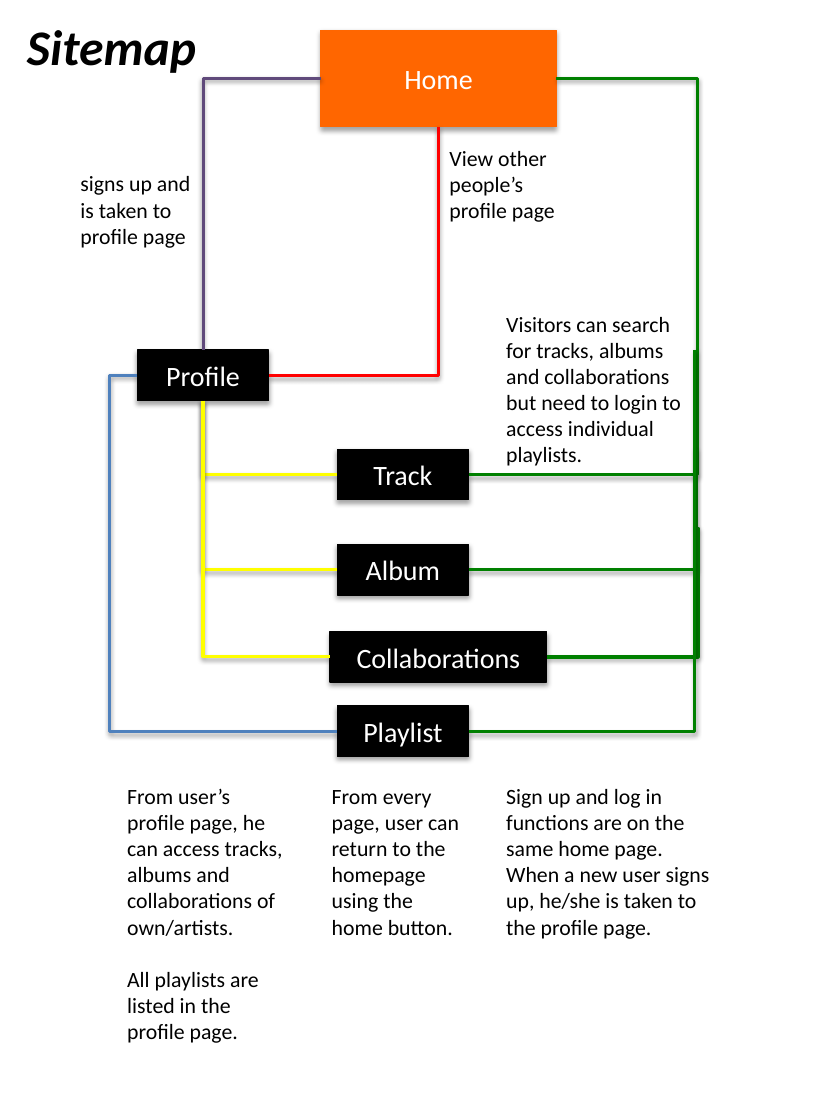
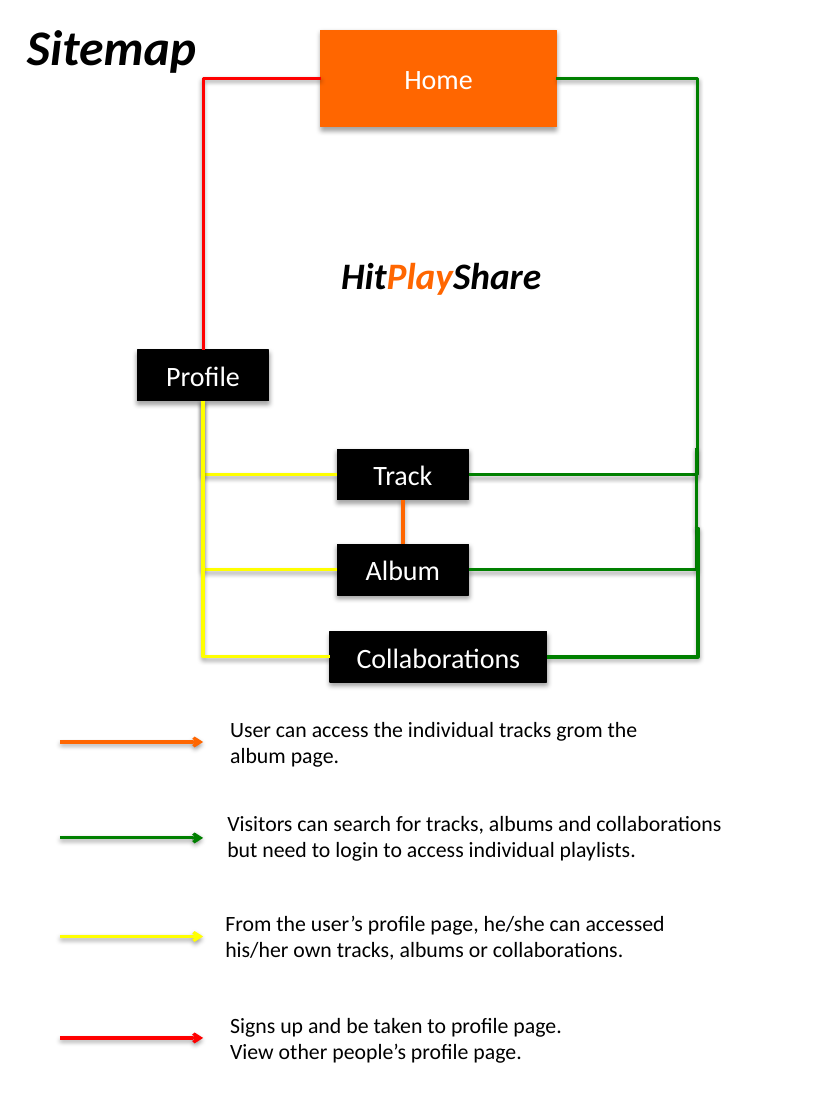
Before and after one commit to MixtapeDistrict/server, a slide deck: slide 1 of navigation_design.pptx. Drawn at 840x1120 pixels with LibreOffice and Linux fonts; fonts in the diff are those of the drawing. Boxes give left, top, right and bottom in pixels: in the first picture for what was removed or moved away, otherwise in the second. Text is boxed around its words. In the diff, an @@ line names an element or a change of style, - is before the commit and + after.

Commit message:
Modified nav design

```diff
--- a/navigation_design.pptx
+++ b/navigation_design.pptx
@@ elbow line (320, 78) - (203, 351): stroke #604A7B 2 pt to #FF0000 2 pt @@
@@ elbow line removed from (438, 127) to (269, 375) @@
@@ text removed at [80, 176, 190, 248] @@
-signs up and is taken to profile page
@@ text added at [341, 262, 541, 295], 24 pt, text #000000, bold, italic @@
+HitPlayShare
@@ elbow line removed from (468, 731) to (694, 351) @@
@@ elbow line removed from (138, 375) to (337, 731) @@
@@ line added from (403, 544) to (403, 500), #FF6600 2 pt @@
@@ rectangle removed at [337, 706, 468, 756] @@
-Playlist
@@ arrow added from (59, 741) to (203, 741), #FF6600 2 pt @@
@@ text added at [230, 722, 638, 767], 14 pt, text #000000 @@
+User can access the individual tracks grom the album page.
@@ text removed at [127, 788, 283, 1043] @@
-From user’s profile page, he can access tracks, albums and collaborations of own/artists.
-All playlists are listed in the profile page.
@@ text "Visitors can search for tracks, ..." rewrapped from [506, 317, 681, 466] to [227, 816, 721, 861] @@
@@ text removed at [332, 790, 459, 935] @@
-From every page, user can return to the homepage using the home button.
@@ text removed at [506, 789, 710, 939] @@
-Sign up and log in functions are on the same home page.
-When a new user signs up, he/she is taken to the profile page.
@@ arrow added from (59, 838) to (203, 838), #008000 2 pt @@
@@ text added at [225, 915, 665, 960], 14 pt, text #000000 @@
+From the user’s profile page, he/she can accessed his/her own tracks, albums or collaborations.
@@ arrow added from (59, 936) to (203, 936), #FFFF00 2 pt @@
@@ text at [230, 1018, 561, 1063]: text changed @@
-View other people’s profile page
+Signs up and be taken to profile page.
+View other people’s profile page.
@@ arrow added from (59, 1038) to (203, 1038), #FF0000 2 pt @@
```
